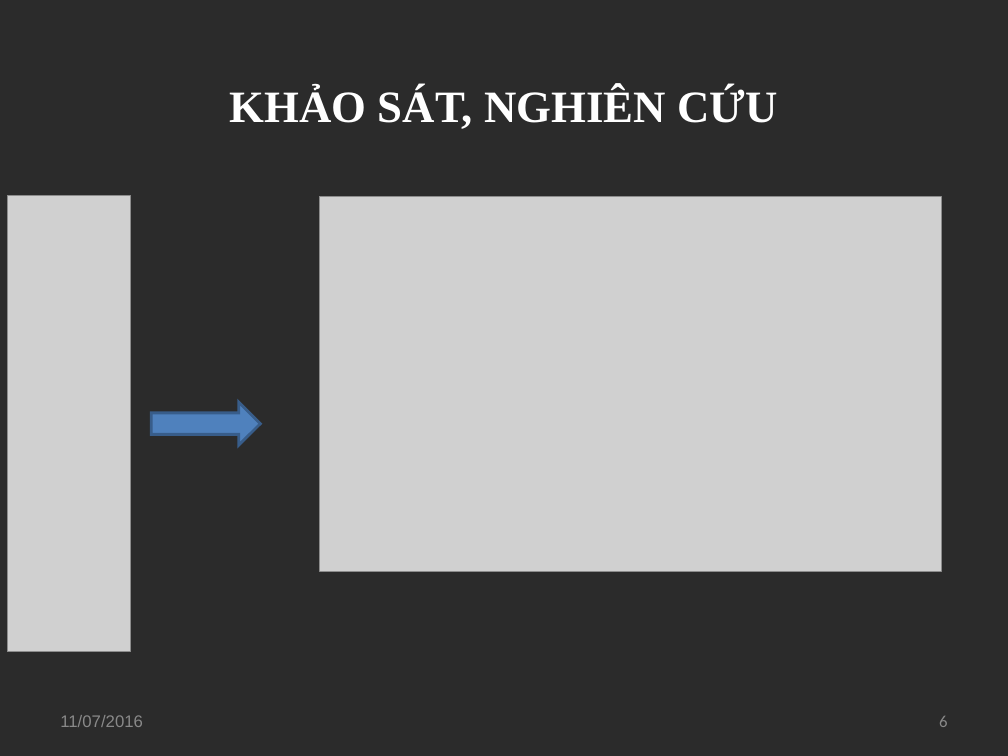
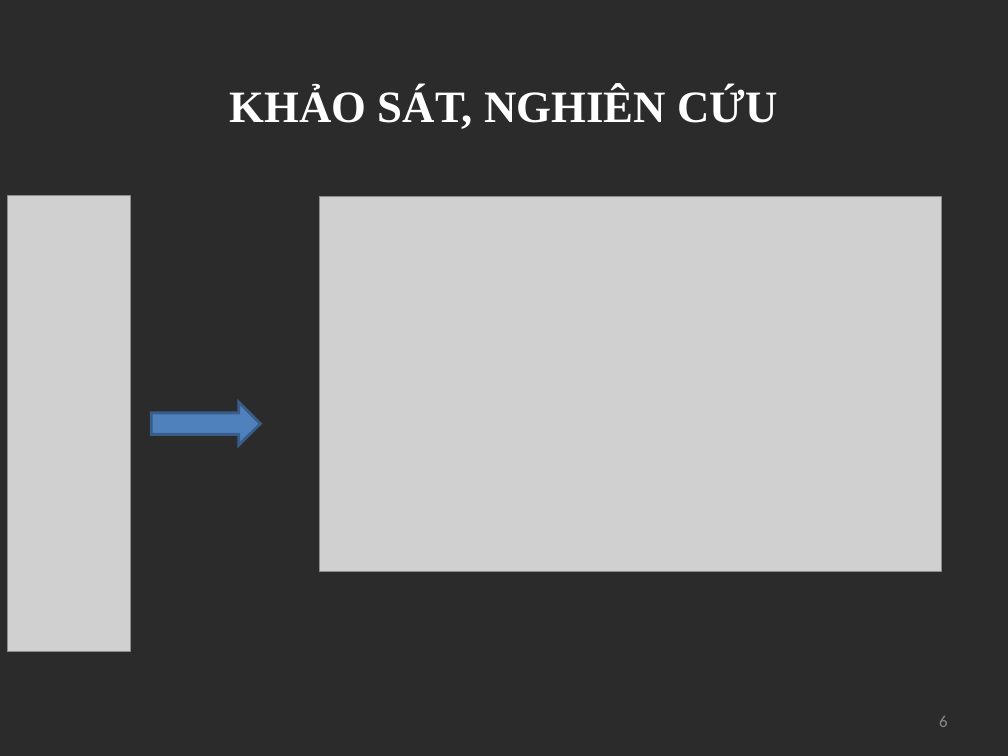
Before and after one commit to hoanhdo/ThanhDongUniversity, a slide deck: slide 6 of Bao cao/FacebookAPI-TranThiNhung-3C_CNTT.ppt. Drawn at 1008x756 pixels with LibreOffice and Linux fonts; fonts in the diff are those of the drawing; grey boxes stand for pictures; background and template pictures are left out; a plain dark background stands for a picture behind light text. Boxes give left, top, right and bottom in pixels: in the first picture for what was removed or moved away, otherwise in the second. Text is boxed around its words. In the diff, an @@ line names an element or a change of style, - is before the commit and + after.

```diff
--- a/Bao cao/FacebookAPI-TranThiNhung-3C_CNTT.ppt
+++ b/Bao cao/FacebookAPI-TranThiNhung-3C_CNTT.ppt
@@ text removed at [60,715,143,727] @@
-11/07/2016
```
Also in this commit, not shown: 18 other slides changed, 1 slide added, 1 slide removed, 5 other files.
